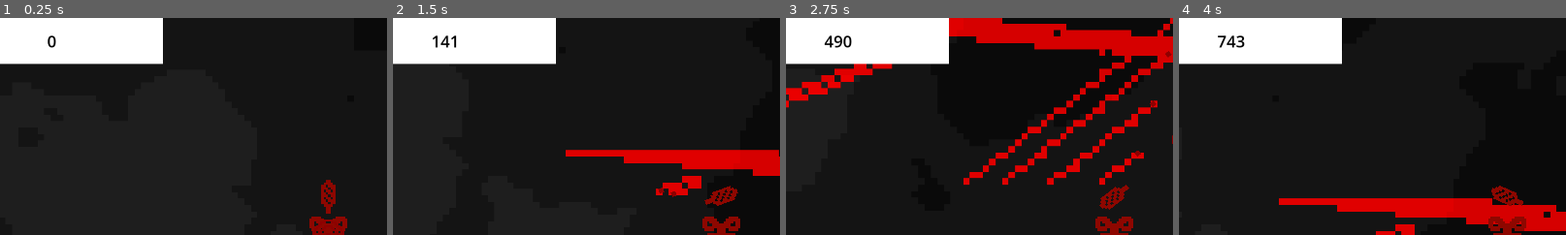
Above: before the commit, frames 1-4 (left to right).
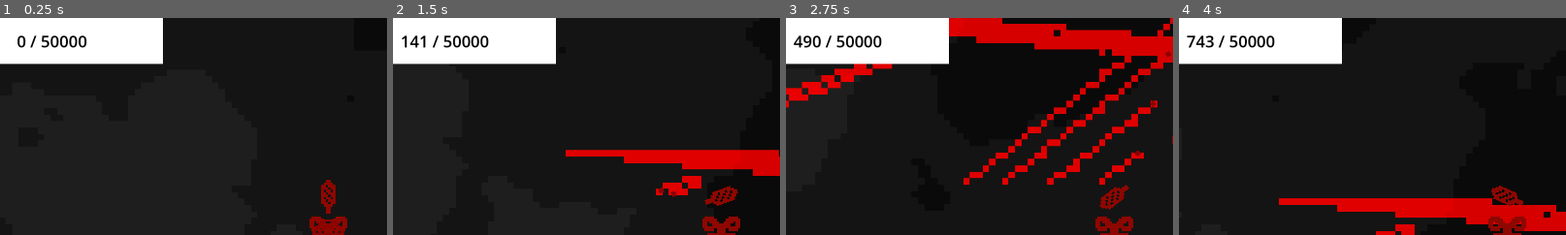
Above: after the commit, the same moments.

Repository: martindieck/color-contagion
Game: Godot game, scene res://Scenes/game.tscn
The game is run twice, just before and just after one commit, with the same random seed, the same clock (stepped at 60 frames per second) and the same inputs.
Inputs (mouse positions are % of the whole screen's width and height, from its top left):
- Up to frame 1 (0.25 s): no input
- Up to frame 2 (1.5 s): tap Enter at 0.5 s; move the mouse to (72, 45) at 0.52 s; press the mouse at (72, 45) at 0.53 s; hold D (move_right) 0.53-1.28 s; move the mouse to (30, 55) at 1.27 s; release the mouse at (30, 55) at 1.28 s; hold Down (move_down) from 1.28 s (still down); click (30, 55) at 1.35 s
- Up to frame 3 (2.75 s): move the mouse to (60, 28) at 2.02 s; release Down (move_down) at 2.03 s; press the mouse at (60, 28) at 2.03 s; hold D (move_right) from 2.03 s (still down)
- Up to frame 4 (4 s): move the mouse to (45, 70) at 2.77 s; release D (move_right) at 2.78 s; release the mouse at (45, 70) at 2.78 s; hold W (move_up) 2.78-3.53 s; click (45, 70) at 2.85 s; move the mouse to (80, 65) at 3.52 s; press the mouse at (80, 65) at 3.53 s; hold A (move_left) from 3.53 s (still down)
The pictures show only the part of the screen within x 8-58%, y 0-50%; the shares and areas given below are measured in that part.

The runs differ from the first frame. In frame 1, 0.6% of the frame differs, in the area x 4-23%, y 8-14%; in frame 2, 0.7%; in frame 3, 0.8%, in the area x 2-25%, y 8-14%; in frame 4, 0.7%.

Commit message:
Added First Round

Diff:
--- a/Godot Project/Scenes/game.gd
+++ b/Godot Project/Scenes/game.gd
@@ -3,6 +3,7 @@
 #Rule of Thumb: 3500 per 10 sec for regular gun
 
 @onready var tile_counter = get_node("/root/Game/Player/ColorRect/TileCounter")
+var objective = 50000
 
 func _ready():
 	#Input.set_mouse_mode(Input.MOUSE_MODE_HIDDEN)
@@ -10,5 +11,8 @@
 	add_child(target)
 
 func _physics_process(delta):
-	tile_counter.text = str(Global.tile_count)
+	tile_counter.text = str(Global.tile_count) + " / " + str(objective)
 	#tile_counter.text = str(Engine.get_frames_per_second())
+
+func _on_round_timer_timeout():
+	print(Global.tile_count)
--- a/Godot Project/Scenes/game.tscn
+++ b/Godot Project/Scenes/game.tscn
@@ -6,6 +6,11 @@
 
 [node name="Game" type="Node2D"]
 script = ExtResource("1_7wtfc")
+
+[node name="RoundTimer" type="Timer" parent="."]
+wait_time = 180.0
+one_shot = true
+autostart = true
 
 [node name="Terrain" parent="." instance=ExtResource("2_nehjj")]
 
@@ -37,3 +42,5 @@
 text = "Counter"
 horizontal_alignment = 1
 vertical_alignment = 1
+
+[connection signal="timeout" from="RoundTimer" to="." method="_on_round_timer_timeout"]
